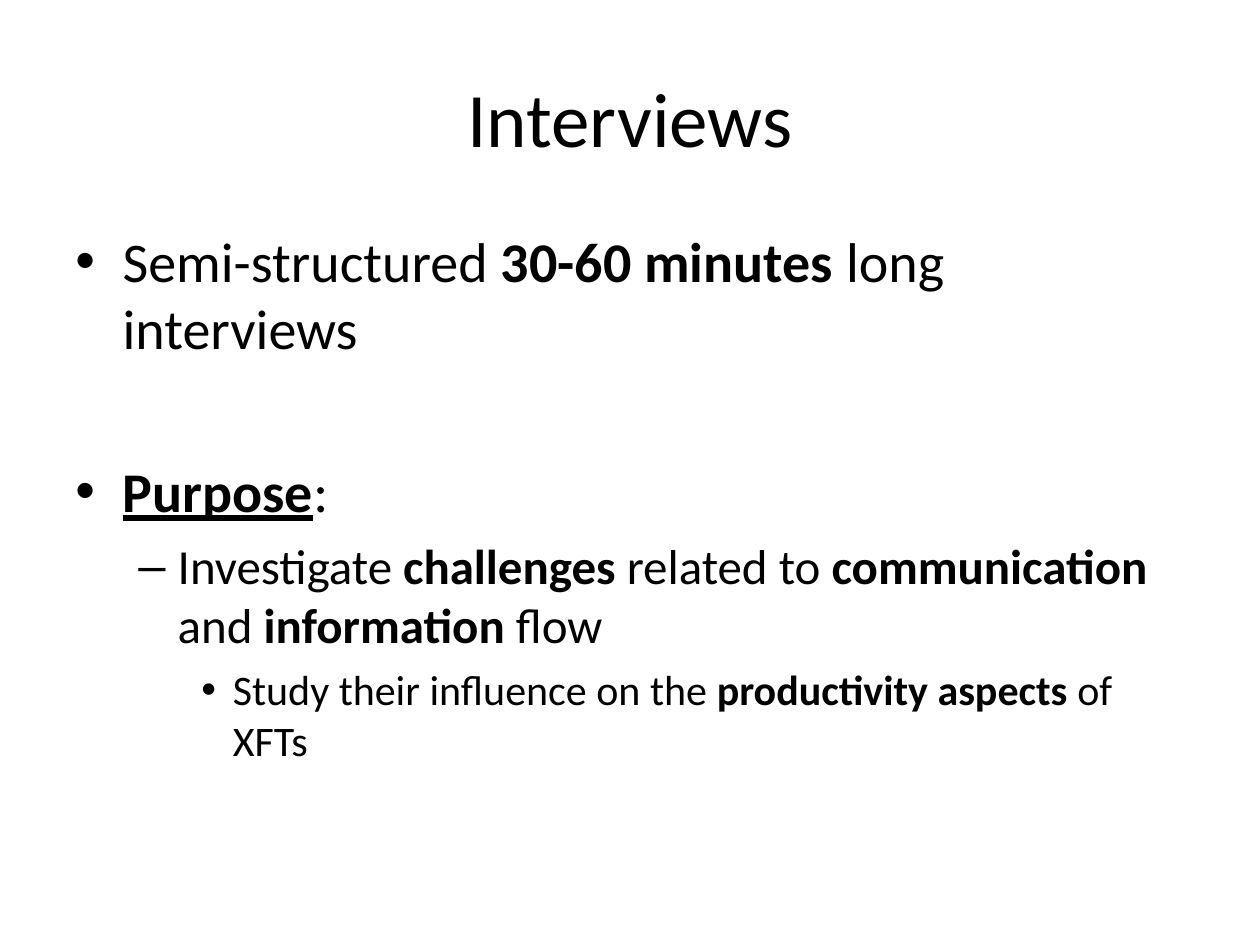
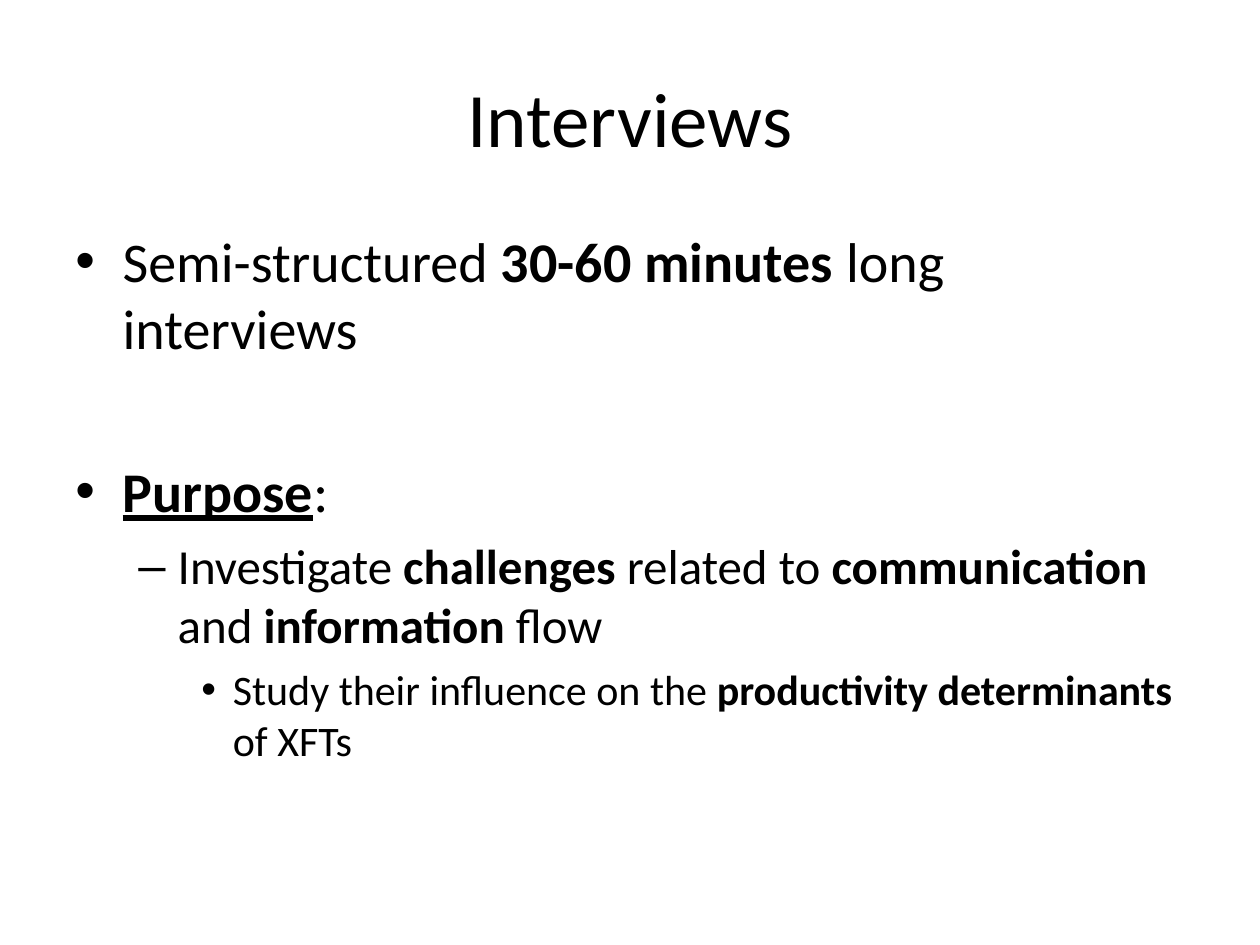
Before and after one commit to tdeekens/msc-thesis, a slide deck: slide 12 of presentations/thesis-presentation-ericsson/final-presentation-ericsson.ppt. Drawn at 1260x945 pixels with LibreOffice and Linux fonts; fonts in the diff are those of the drawing. Boxes give left, top, right and bottom in pixels: in the first picture for what was removed or moved away, otherwise in the second. Text is boxed around its words. In the diff, an @@ line names an element or a change of style, - is before the commit and + after.

```diff
--- a/presentations/thesis-presentation-ericsson/final-presentation-ericsson.ppt
+++ b/presentations/thesis-presentation-ericsson/final-presentation-ericsson.ppt
@@ text at [233,675,1173,757]: text changed @@
-    • Study their influence on the productivity aspects of XFTs
+    • Study their influence on the productivity determinants of XFTs
```
Also in this commit, not shown: 3 other slides changed, 7 slides added, 7 slides removed.
